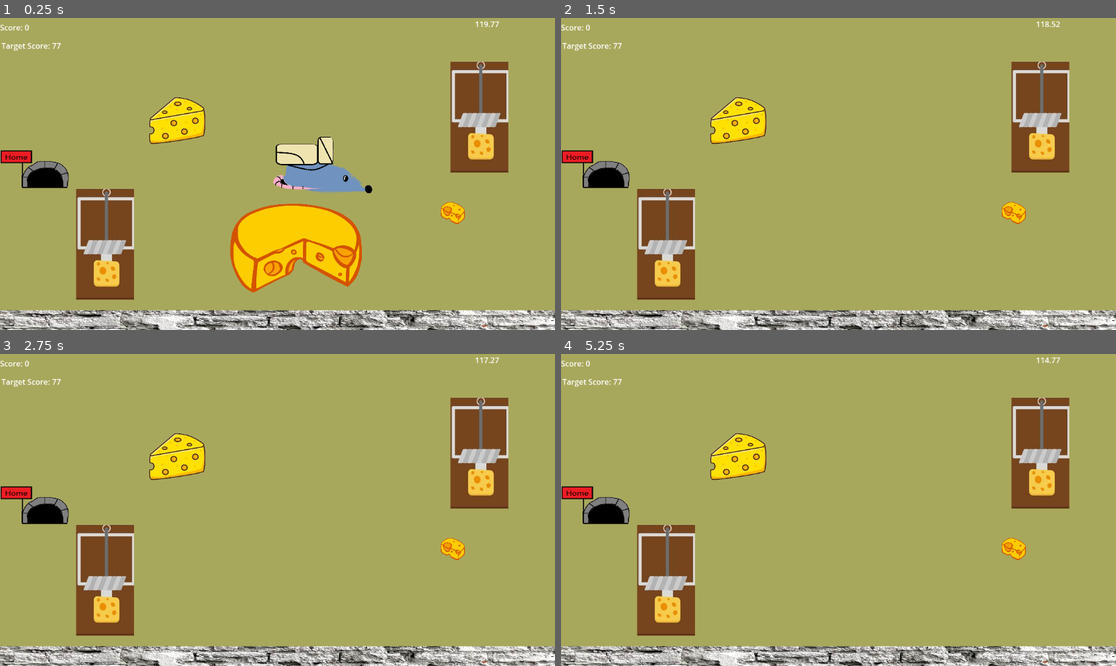
Above: before the commit, frames 1-4 (two rows, left to right).
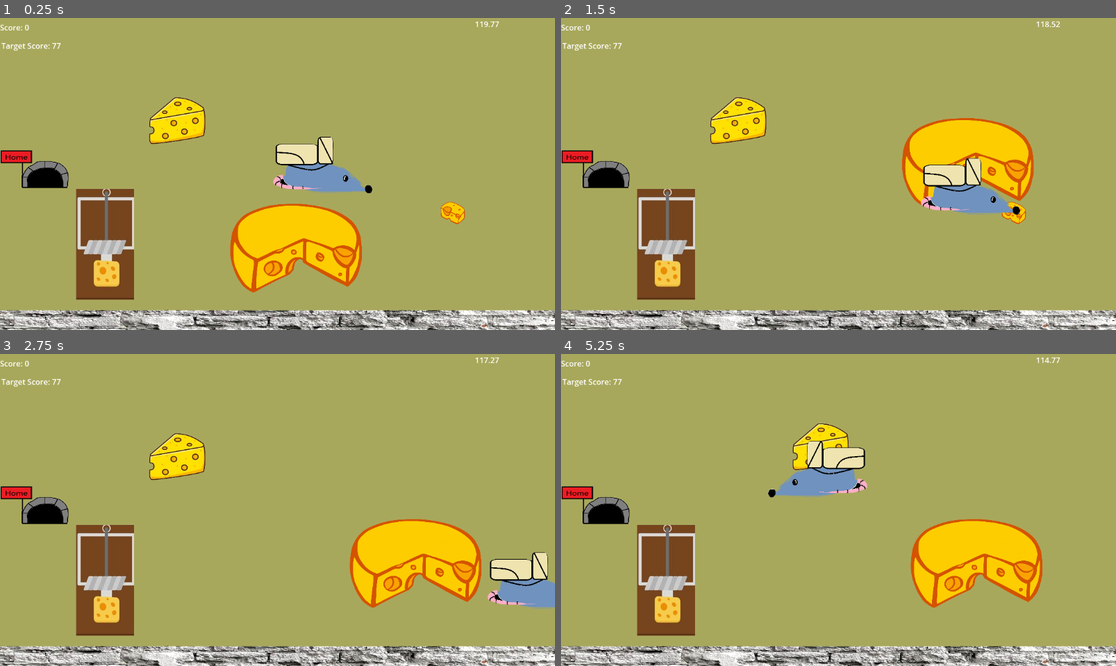
Above: after the commit, the same moments.

Repository: Airon-Tree/MouseGame
Game: Godot game, scene res://Object/main.tscn
Two runs of this game, one before a commit and one after it. Both use one fixed random seed, a clock stepped at 60 frames per second and the inputs below.
Inputs:
- Up to frame 1 (0.25 s): no input
- Up to frame 2 (1.5 s): hold Right (move_right) 0.53-1.28 s; tap F (pickup) at 0.6 s; hold Down (move_down) from 1.28 s (still down); tap R (win) at 1.35 s
- Up to frame 3 (2.75 s): release Down (move_down) at 2.03 s; hold Right (move_right) from 2.03 s (still down); tap F (pickup) at 2.1 s
- Up to frame 4 (5.25 s): release Right (move_right) at 2.78 s; hold Up (move_up) 2.78-3.53 s; tap R (win) at 2.85, 4.35 s; hold Left (move_left) 3.53-5.03 s; tap F (pickup) at 3.6, 5.1 s; hold Down (move_down) from 5.03 s (still down)

The runs differ from the first frame. In frame 1, 3.7% of the frame differs, in the area x 81-92%, y 14-50%; in frame 2, 9.4%; in frame 3, 10%; in frame 4, 12%, in the area x 26-92%, y 14-82%.

Commit message:
timer color / music change
added music and function that switches music and timer color when running out of time

Diff:
--- a/Object/main.gd
+++ b/Object/main.gd
@@ -4,11 +4,18 @@
 var high_score= 0
 var target_score: int
 var prev_score: int
+var timerunningout = false
+var txtcolorchange = false
+
+@onready var timer: Timer = $Timer
+@onready var maintheme: AudioStreamPlayer2D = $MainTheme
+@onready var timerend: AudioStreamPlayer2D = $TimerEnding
 
 
 # Called when the node enters the scene tree for the first time.
 func _ready() -> void:
-	$Timer.start()
+	timer.start()
+	maintheme.play()
 	target_score = _get_target_score()
 
 
@@ -32,6 +39,22 @@
 	$TimerLabel.text = str(rounded)
 	$ScoreLabel.text = "Target Score: " + str(target_score)
 
+	if timer.time_left <= 30.0 and not timerunningout:
+		_switch_music()
+
+	if timer.time_left <= 30.0 and not txtcolorchange:
+		_change_label_color(Color.RED)
+
+
+func _switch_music():
+	timerunningout = true
+	if maintheme.playing:
+		maintheme.stop()
+	timerend.play()
+
+func _change_label_color(color: Color) -> void:
+	txtcolorchange = true
+	$TimerLabel.add_theme_color_override("font_color", color)
 
 func _on_timer_timeout() -> void:
 	if(score < target_score):
--- a/Object/main.tscn
+++ b/Object/main.tscn
@@ -11,6 +11,8 @@
 [ext_resource type="PackedScene" uid="uid://b0rwbxb01dje7" path="res://Object/mousetrap.tscn" id="8_3y6f8"]
 [ext_resource type="PackedScene" path="res://Object/hole.tscn" id="9_84tgt"]
 [ext_resource type="PackedScene" uid="uid://bmsnhy747fxhw" path="res://Scenes/WinUI.tscn" id="10_84tgt"]
+[ext_resource type="AudioStream" uid="uid://6u2txn7ieort" path="res://Music/time_for_adventure.mp3" id="12_ch6hu"]
+[ext_resource type="AudioStream" uid="uid://bsh2b54vf61cy" path="res://Music/Sketchbook 2024-08-07.ogg" id="13_jspdd"]
 
 [node name="Main" type="Node2D"]
 script = ExtResource("1_desed")
@@ -62,8 +64,11 @@
 [node name="Mousetrap" parent="." instance=ExtResource("8_3y6f8")]
 position = Vector2(218, 470)
 
-[node name="Mousetrap2" parent="." instance=ExtResource("8_3y6f8")]
-position = Vector2(995, 206)
+[node name="MainTheme" type="AudioStreamPlayer2D" parent="."]
+stream = ExtResource("12_ch6hu")
+
+[node name="TimerEnding" type="AudioStreamPlayer2D" parent="."]
+stream = ExtResource("13_jspdd")
 
 [connection signal="mouse_entered" from="Player" to="." method="_on_player_mouse_entered"]
 [connection signal="mouse_entered" from="Player" to="Mousetrap" method="_on_player_mouse_entered"]
Not shown, added: Music/Sketchbook 2024-08-07.ogg.import
Not shown, added: Music/time_for_adventure.mp3.import
Not shown: 1 places in Object/main.tscn that only renumber resources
Not shown, added: Music/Sketchbook 2024-08-07.ogg
Not shown, added: Music/time_for_adventure.mp3
